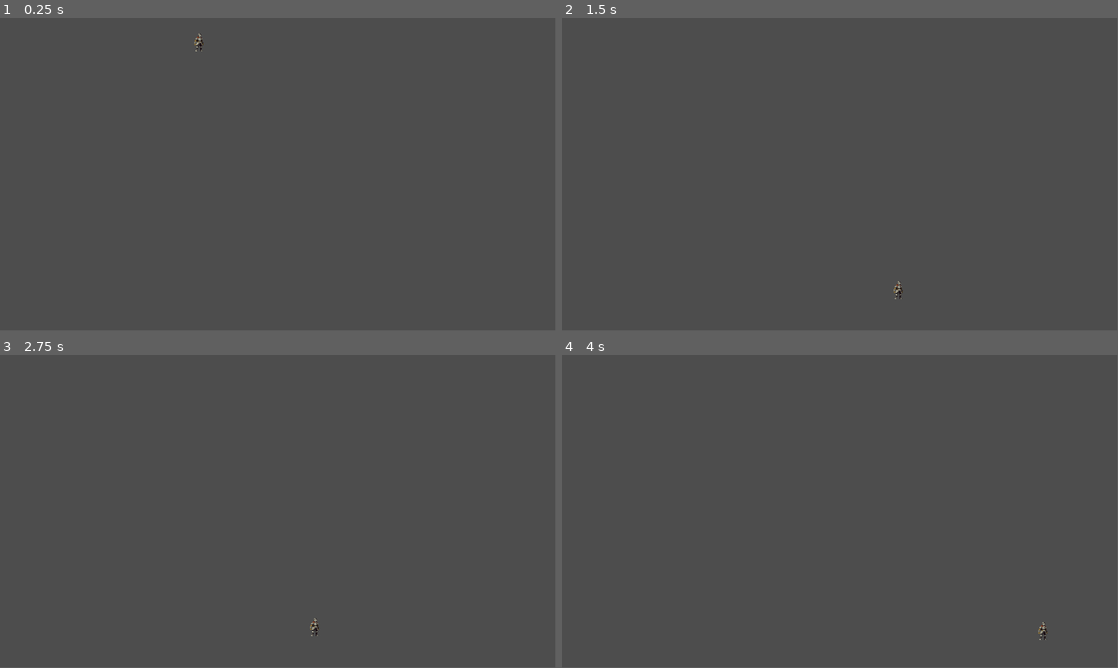
Above: before the commit, frames 1-4 (two rows, left to right).
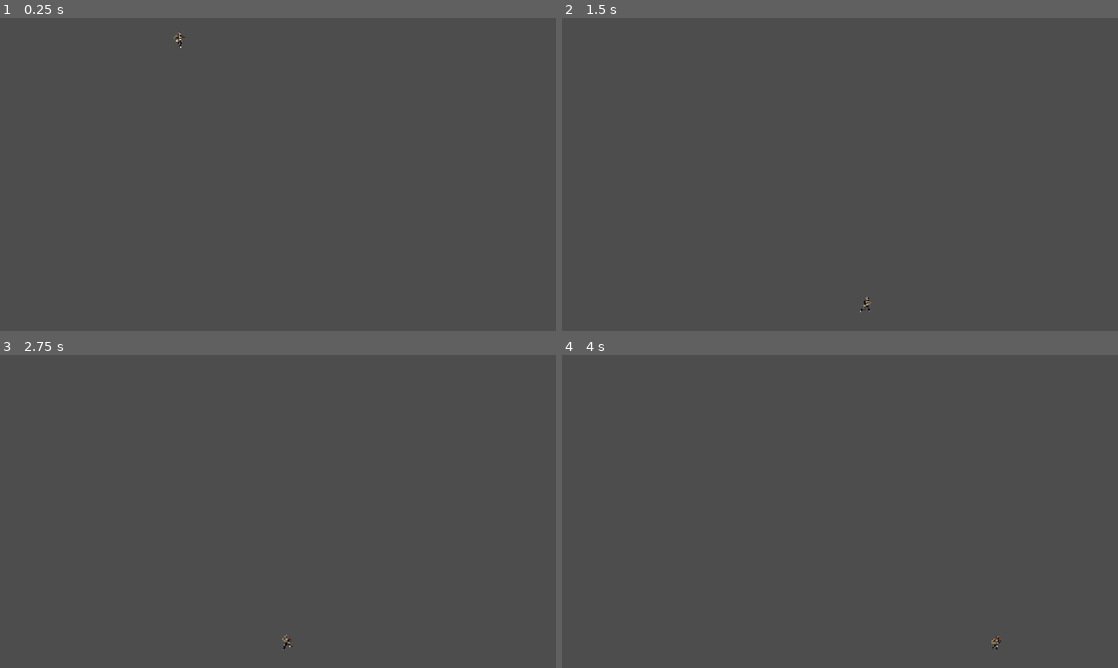
Above: after the commit, the same moments.

Repository: LeoGR22/Plataform2dGame
Game: Godot game, scene res://Scenes/Worlds/word.tscn
Same seed, same stepped clock (60 frames per second), same inputs: the game is played once before the commit and once after it.
Inputs:
- Up to frame 1 (0.25 s): no input
- Up to frame 2 (1.5 s): hold D (P1_Right) from 0.53 s (still down); tap W (P1_Jump) at 0.77 s
- Up to frame 3 (2.75 s): tap W (P1_Jump) at 1.52 s; release D (P1_Right) at 2.03 s; hold A (P1_Left) from 2.03 s (still down)
- Up to frame 4 (4 s): release A (P1_Left) at 2.78 s; hold D (P1_Right) from 2.78 s (still down); tap W (P1_Jump) at 3.02, 3.77 s
In our replay, the window is 799x449 before the commit and 800x450 after it. These sizes can differ from the game's own. Grey fills any space a smaller window leaves; there, only what the larger window draws over its background counts as a difference.

The runs differ from the first frame. In frame 1, less than 0.1% of the frame differs, in the area x 31-37%, y 4-11%; in frame 2, less than 0.1%; in frame 3, less than 0.1%; in frame 4, less than 0.1%.

Commit message:
Animação do Personagem
Animações funcionando : Idle, Run, Jump, Fall

Diff:
--- a/plataform-2d-game/Scenes/Worlds/word.tscn
+++ b/plataform-2d-game/Scenes/Worlds/word.tscn
@@ -11,7 +11,7 @@
 position = Vector2(50, 0)
 
 [node name="CollisionShape2D" type="CollisionShape2D" parent="StaticBody2D" unique_id=537731336]
-position = Vector2(487.5, 593)
+position = Vector2(570, 690)
 shape = SubResource("RectangleShape2D_bqwq8")
 
 [node name="Player1" parent="." unique_id=1173258124 instance=ExtResource("1_wm1cg")]
--- a/plataform-2d-game/Scripts/Players/Animation.gd
+++ b/plataform-2d-game/Scripts/Players/Animation.gd
@@ -1,11 +1,26 @@
 extends AnimatedSprite2D
 
-
-# Called when the node enters the scene tree for the first time.
-func _ready() -> void:
-	pass # Replace with function body.
+enum State {IDLE, RUNNING, JUMPING, FALLING}
 
 
-# Called every frame. 'delta' is the elapsed time since the previous frame.
-func _process(delta: float) -> void:
-	pass
+func _ready() -> void:
+	play("Idle")
+
+
+func manage_animations(curent_state: State, velocity_x: float) -> void:
+	#flipa o personagem
+	if velocity_x > 0:
+		flip_h = false
+	elif velocity_x < 0:
+		flip_h = true
+
+	#troca de animação de acordo com o estado
+	match curent_state:
+		State.IDLE:
+			play("Idle")
+		State.RUNNING:
+			play("Run")
+		State.JUMPING:
+			play("Jump")
+		State.FALLING:
+			play("Fall")
--- a/plataform-2d-game/Scripts/Players/Move.gd
+++ b/plataform-2d-game/Scripts/Players/Move.gd
@@ -5,7 +5,11 @@
 #variavel da força do pulo
 const JUMP_VELOCITY = -400.0
 #variavel de desaleração ao terminar de correr
-var deceleration = 1000
+var deceleration = 20
+#variavel para setar o estado de animação
+@onready var animate_sprite = $AnimatedSprite2D
+enum State {IDLE, RUNNING, JUMPING, FALLING}
+var current_state = State.IDLE
 
 #essa função é chamada o tempo todo
 #usamos para movimentação e etc
@@ -16,6 +20,9 @@
 
 	jump()
 	move()
+
+	update_state()
+	animate_sprite.manage_animations(current_state, velocity.x)
 	move_and_slide()
 
 
@@ -32,3 +39,16 @@
 		velocity.x = direction * SPEED
 	else:
 		velocity.x = move_toward(velocity.x, 0, deceleration)
+
+#função para setar o estado de animação
+func update_state():
+	if not is_on_floor():
+		if velocity.y < 0:
+			current_state = State.JUMPING
+		else:
+			current_state = State.FALLING
+	else:
+		if velocity.x == 0:
+			current_state = State.IDLE
+		else:
+			current_state = State.RUNNING
--- a/plataform-2d-game/project.godot
+++ b/plataform-2d-game/project.godot
@@ -14,6 +14,12 @@
 run/main_scene="uid://b1w1eqcp13dvs"
 config/features=PackedStringArray("4.6", "Forward Plus")
 config/icon="res://icon.svg"
+
+[display]
+
+window/size/viewport_width=1280
+window/size/viewport_height=720
+window/stretch/mode="canvas_items"
 
 [file_customization]
 
